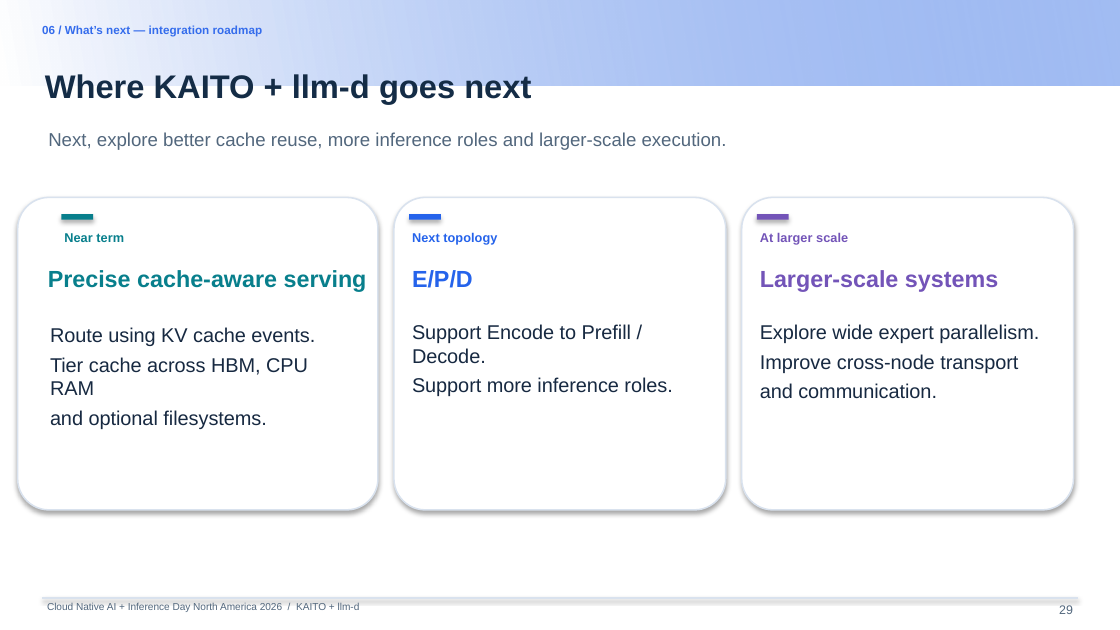
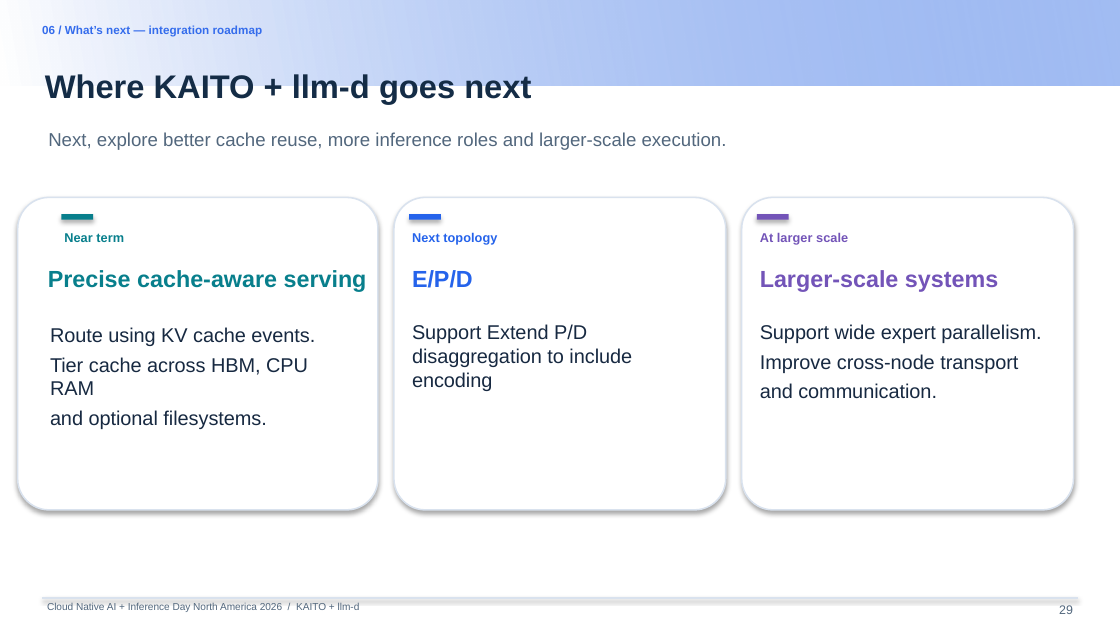
Before and after one commit to andyzhangx/demo, a slide deck: slide 29 of llm/pd-disaggregation/kubecon-na-2026-pd-disaggregation-kaito-llmd.pptx. Drawn at 1120x630 pixels with LibreOffice and Linux fonts; fonts in the diff are those of the drawing; background and template pictures are left out. Boxes give left, top, right and bottom in pixels: in the first picture for what was removed or moved away, otherwise in the second. Text is boxed around its words. In the diff, an @@ line names an element or a change of style, - is before the commit and + after.

```diff
--- a/llm/pd-disaggregation/kubecon-na-2026-pd-disaggregation-kaito-llmd.pptx
+++ b/llm/pd-disaggregation/kubecon-na-2026-pd-disaggregation-kaito-llmd.pptx
@@ text at [412, 324, 632, 391]: text changed @@
-Support Encode to Prefill / Decode.
-Support more inference roles.
+Support Extend P/D disaggregation to include encoding
@@ text at [760, 324, 1041, 343]: text changed @@
-Explore wide expert parallelism.
+Support wide expert parallelism.
```
Also in this commit, not shown: 3 other slides changed.
